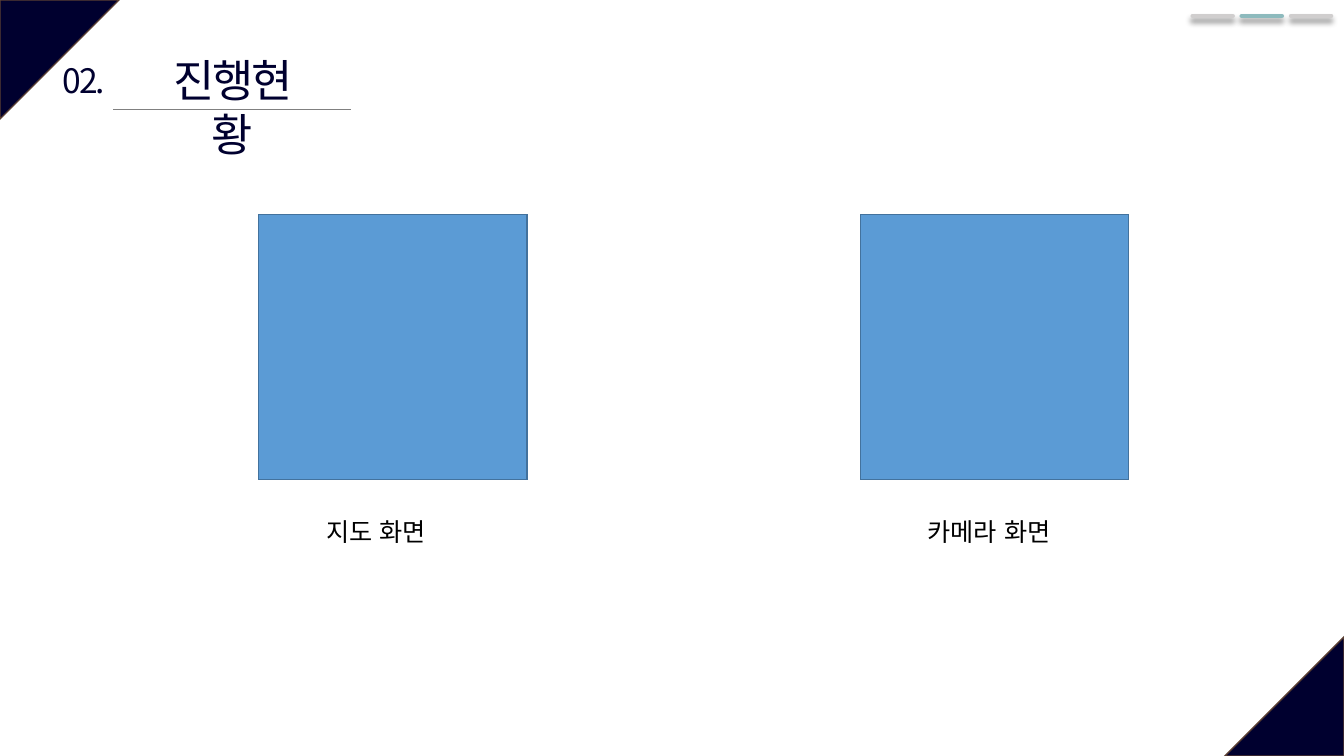
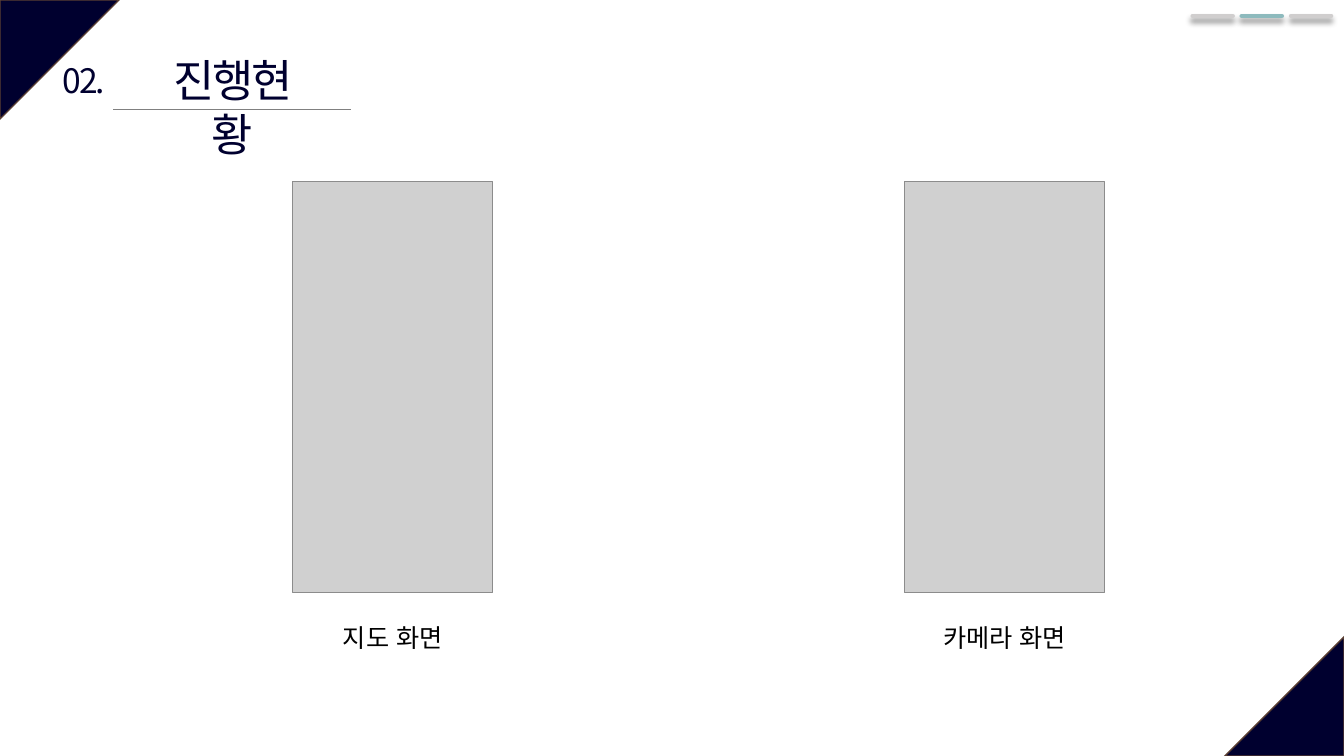
Before and after one commit to GuitarGGun/CAU_capstone_design_6_team, a slide deck: slide 11 of 2주차(09_18)/6조_09_18_발표ppt.pptx. Drawn at 1344x756 pixels with LibreOffice and Linux fonts; fonts in the diff are those of the drawing; grey boxes stand for pictures. Boxes give left, top, right and bottom in pixels: in the first picture for what was removed or moved away, otherwise in the second. Text is boxed around its words. In the diff, an @@ line names an element or a change of style, - is before the commit and + after.

```diff
--- a/2주차(09_18)/6조_09_18_발표ppt.pptx
+++ b/2주차(09_18)/6조_09_18_발표ppt.pptx
@@ picture added at box(292, 181, 493, 593) @@
@@ picture added at box(904, 181, 1105, 593) @@
@@ rectangle removed at box(258, 215, 526, 480) @@
@@ rectangle removed at box(860, 215, 1128, 480) @@
@@ text "지도 화면": place and size @@
-text "지도 화면" at box(326, 520, 426, 543)
+text "지도 화면" at box(343, 626, 442, 649)
@@ text "지도 화면" at box(343, 626, 442, 649): alignment left to centre @@
@@ text "카메라 화면" at box(943, 626, 1066, 649): alignment left to centre @@
@@ text "카메라 화면": place and size @@
-text "카메라 화면" at box(928, 520, 1050, 543)
+text "카메라 화면" at box(943, 626, 1066, 649)
```
Also in this commit, not shown: 4 other slides changed, 1 other file.
